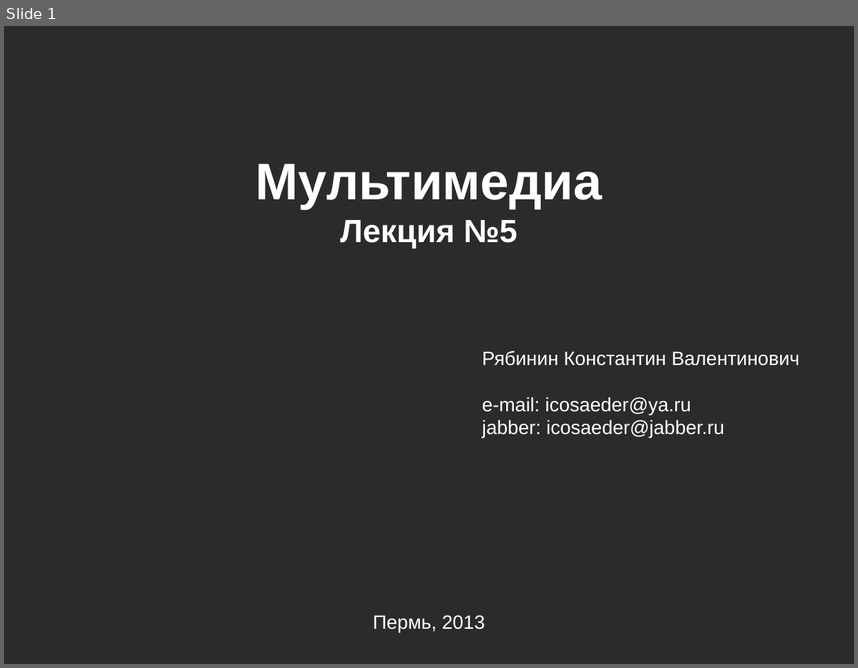
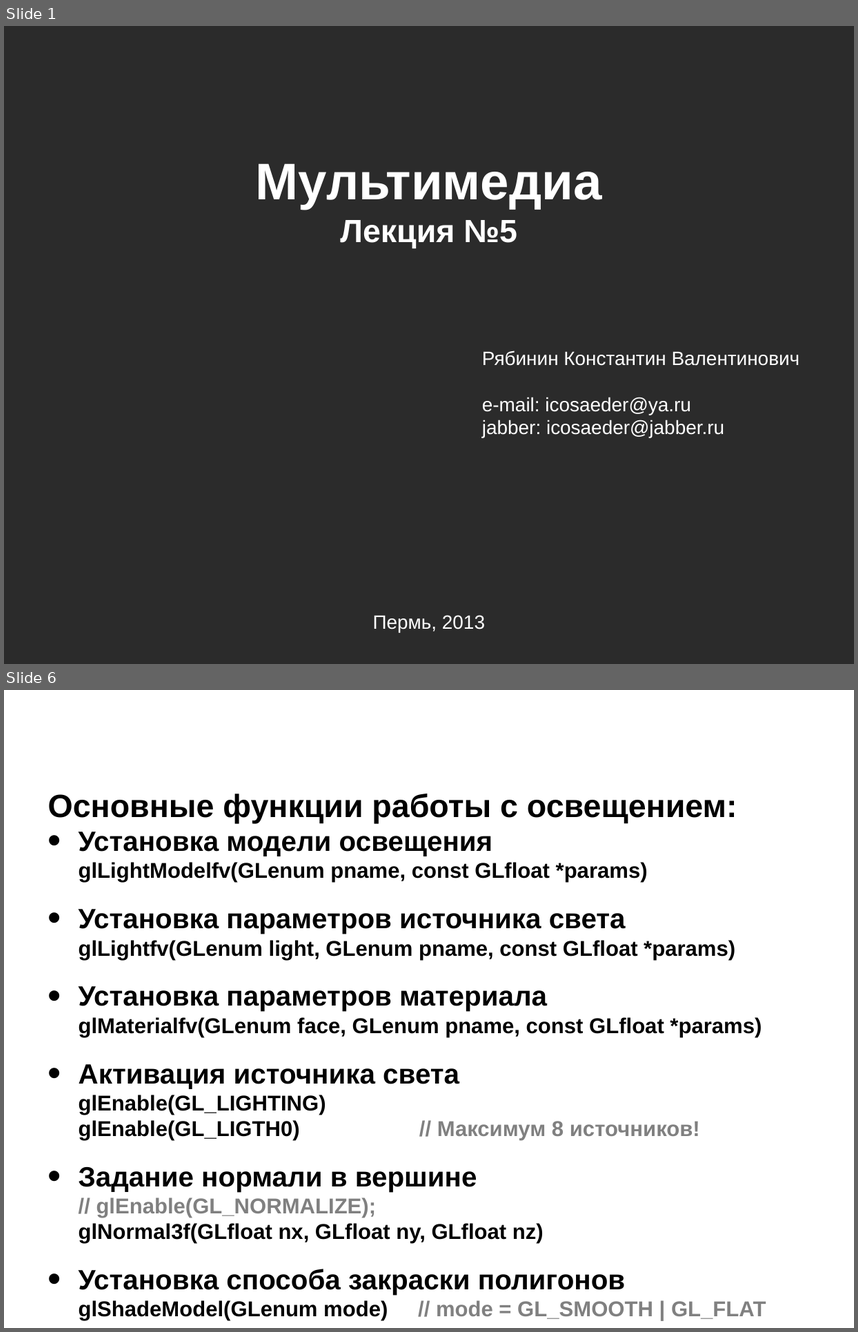
Before and after one commit to icosaeder/cg-lect, a slide deck: Лекции/Лекция 5/Лекция №5.odp. Shown one above the other, each under a label of ours: slide 1 before the commit, slides 1 and 6 after it; the slides between them are not shown. The pictures are 858x668 and 858x1332 pixels, drawn with LibreOffice and Linux fonts; fonts in the diff are those of the drawing; background and template pictures are left out; a plain dark background stands for a picture behind light text. Boxes give left, top, right and bottom in pixels: in the first picture for what was removed or moved away, otherwise in the second. Text is boxed around its words. In the diff, an @@ line names an element or a change of style, - is before the commit and + after.

```diff
--- a/Лекции/Лекция 5/Лекция №5.odp
+++ b/Лекции/Лекция 5/Лекция №5.odp
@@ slide 6 added at [4, 690, 854, 1328], background picture (left out) @@
@@ page number added at [749, 712, 854, 814], 26 pt, text #FFFFFF, bold @@
+6 / 11
@@ text added at [48, 793, 766, 1321], 20 pt, text #000000, bold @@
+Основные функции работы с освещением:
+• Установка модели освещения
+  glLightModelfv(GLenum pname, const GLfloat *params)
+• Установка параметров источника света
+  glLightfv(GLenum light, GLenum pname, const GLfloat *params)
+• Установка параметров материала
+  glMaterialfv(GLenum face, GLenum pname, const GLfloat *params)
+• Активация источника света
+  glEnable(GL_LIGHTING)
+  glEnable(GL_LIGTH0) // Максимум 8 источников!
+• Задание нормали в вершине
+  // glEnable(GL_NORMALIZE);
+  glNormal3f(GLfloat nx, GLfloat ny, GLfloat nz)
+• Установка способа закраски полигонов
+  glShadeModel(GLenum mode) // mode = GL_SMOOTH | GL_FLAT
@@ text added at [330, 1171, 348, 1186], 36 pt, text #FFFFFF, bold @@
+Освещение в OpenGL
```
Also in this commit, not shown: 9 other slides added, 8 slides removed, 8 other files.
